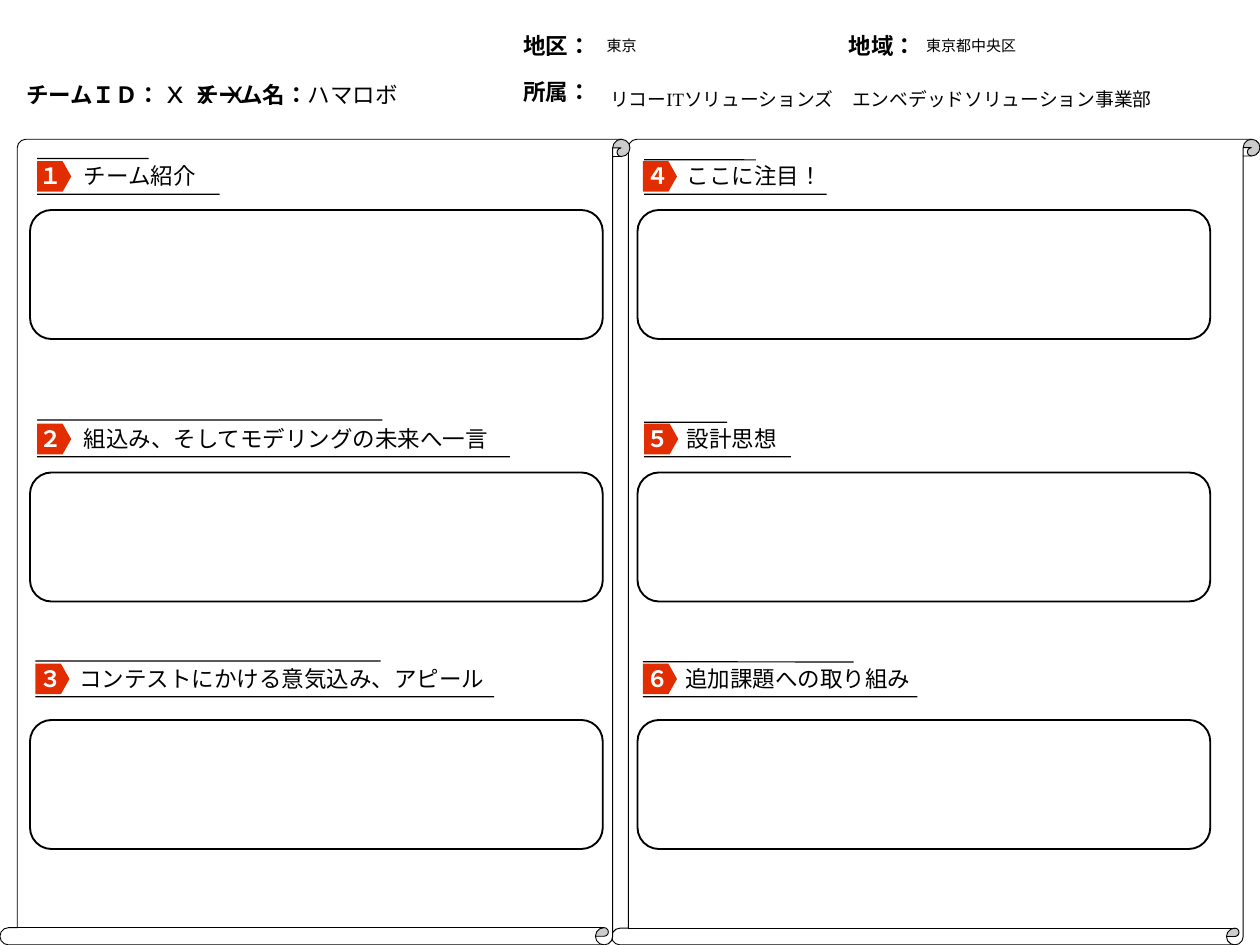
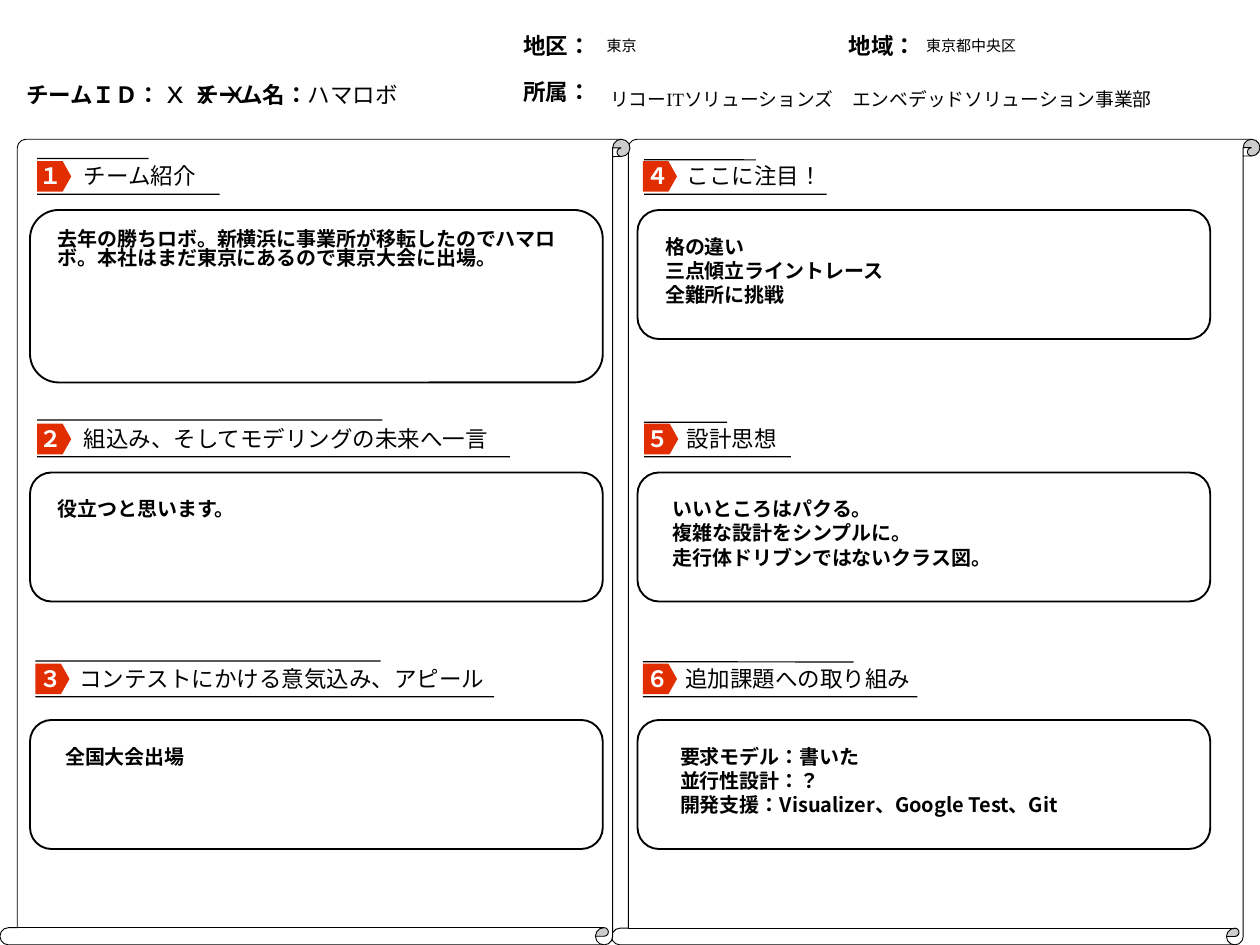
Before and after one commit to jrits/model2011, a slide deck: slide 1 of model_0/concept_sheet2011.ppt. Drawn at 1260x945 pixels with LibreOffice and Linux fonts; fonts in the diff are those of the drawing; background and template pictures are left out. Boxes give left, top, right and bottom in pixels: in the first picture for what was removed or moved away, otherwise in the second. Text is boxed around its words. In the diff, an @@ line names an element or a change of style, - is before the commit and + after.

Commit message:
コンセプトシートとモデル一枚目を修正

```diff
--- a/model_0/concept_sheet2011.ppt
+++ b/model_0/concept_sheet2011.ppt
@@ rounded rectangle: place and size @@
-rounded rectangle at bbox=[30, 210, 602, 338]
+rounded rectangle at bbox=[30, 210, 602, 382]
@@ text added at bbox=[58, 229, 556, 267], 16 pt, text #000000, bold @@
+去年の勝ちロボ。新横浜に事業所が移転したのでハマロボ。本社はまだ東京にあるので東京大会に出場。
@@ text added at bbox=[665, 237, 883, 304], 16 pt, text #000000, bold @@
+格の違い
+三点傾立ライントレース
+全難所に挑戦
@@ text added at bbox=[58, 499, 235, 518], 16 pt, text #000000, bold @@
+役立つと思います。
@@ text added at bbox=[673, 499, 991, 567], 16 pt, text #000000, bold @@
+いいところはパクる。
+複雑な設計をシンプルに。
+走行体ドリブンではないクラス図。
@@ text added at bbox=[65, 747, 185, 766], 16 pt, text #000000, bold @@
+全国大会出場
@@ text added at bbox=[680, 747, 1058, 817], 16 pt, text #000000, bold @@
+要求モデル：書いた
+並行性設計：？
+開発支援：Visualizer、Google Test、Git
```
Also in this commit, not shown: 2 other files.
